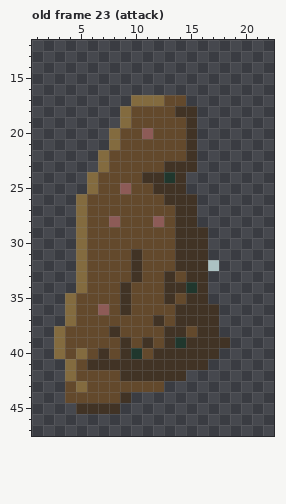
File history of a pixel-art file, aseprite/performance-sets/Necromancer.ase. Above is the file before it was changed.
24x48 pixels, 34 frames. Shown: old frame 23 (attack): x 1..22, y 12..47. The commit also changed other frames, which this record leaves out.
After:
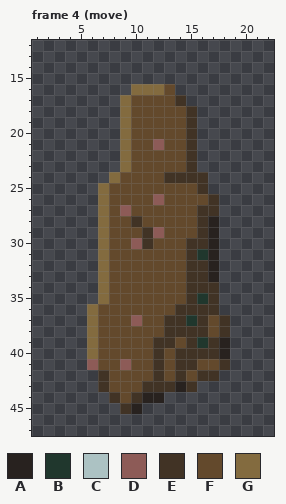
Palette (. is transparent): A #28221f  B #20372d  C #acc2c3  D #8d5b57  E #413325  F #63492c  G #836b3f
A new or re-ordered frame is compared with the old frame closest to it.
The author wrote: Finish Move N/S Necromancer animations
The edit:
frames 34 -> 37
layer "n" now shown
layer "ne" now hidden
Frame 4 (move) is new; against old frame 23 (attack):
There is now colour A in rows 28 to 31 at x 17; in row 33 at x 17; in row 40 at x 18; in row 43 at x 14; in row 44 at x 11 to 12; in row 45 at x 10.
The edit turns colour C into colour A in row 32 at x 17.
The edit turns colour E into colour A in row 39 at x 18.
The edit turns colour E into colour B in row 31 at x 16; in row 35 at x 16; in row 37 at x 15; in row 39 at x 16.
The edit turns colour E into colour D in row 41 at x 6 and 9.
The edit turns colour F into colour D in row 21 at x 12; in row 26 at x 12; in row 27 at x 9; in row 29 at x 12; in row 30 at x 10; in row 37 at x 10.
There is now colour E in row 24 at x 15 to 16; in row 25 at x 16; in row 26 at x 17; in row 27 at x 16 to 17; in row 28 at x 16; in rows 34 to 35 at x 17.
There is now colour E in rows 37 to 38 at x 18; in row 41 at x 18; in row 42 at x 16 to 17; in row 43 at x 13 and 15; in row 44 at x 10; in row 45 at x 9.
The edit turns colour B into colour E in row 24 at x 13; in row 34 at x 15.
The edit turns colour F into colour E in row 17 at x 14; in row 28 at x 10; in rows 29 to 30 at x 11; in row 37 at x 13; in row 38 at x 15; in row 39 at x 12.
The edit turns colour F into colour E in row 42 at x 7; in row 43 at x 7 and 11 to 12; in row 44 at x 8.
There is now colour F in row 16 at x 13; in row 25 at x 15; in row 26 at x 16; in row 41 at x 17; in row 42 at x 15.
The edit turns colour B into colour F in row 39 at x 14; in row 40 at x 10.
The edit turns colour D into colour F in row 20 at x 11; in row 25 at x 9; in row 28 at x 8 and 12; in row 36 at x 7.
The edit turns colour E into colour F in row 18 at x 14; in row 23 at x 13 to 14; in row 24 at x 11 to 12; in row 25 at x 12 to 14; in row 26 at x 13 to 15; in rows 27 to 29 at x 14 to 15.
The edit turns colour E into colour F in row 30 at x 14; in rows 31 to 32 at x 10 and 14; in row 33 at x 10 and 13; in row 34 at x 9 and 13 to 14; in row 35 at x 9 and 13; in row 36 at x 9.
The edit turns colour E into colour F in row 37 at x 12 and 17; in row 38 at x 8 and 17; in row 39 at x 9 and 11; in row 40 at x 7, 9 and 13; in row 41 at x 7 to 8, 10 to 11, 13 and 16; in row 42 at x 9 to 11 and 13.
The edit turns colour E into colour F in row 44 at x 9.
The edit turns colour G into colour F in row 17 at x 10 to 12.
There is now colour G in row 16 at x 10 to 12; in row 17 at x 9.
The edit turns colour F into colour G in rows 20 to 23 at x 9; in row 24 at x 8; in rows 25 to 35 at x 7; in rows 36 to 40 at x 6.
The edit erases colour E in row 45 at x 5 to 8.
The edit erases colour F in rows 22 to 23 at x 8; in row 24 at x 7; in rows 26 to 34 at x 6; in row 35 at x 5 to 6; in rows 36 to 37 at x 5; in rows 38 to 39 at x 4 to 5.
The edit erases colour F in row 40 at x 4; in row 41 at x 5; in row 42 at x 5 to 6; in row 43 at x 4 and 6; in row 44 at x 4 to 7.
The edit erases colour G in rows 20 to 21 at x 8; in rows 22 to 23 at x 7; in rows 24 to 25 at x 6; in rows 26 to 34 at x 5; in rows 35 to 37 at x 4; in rows 38 to 39 at x 3.
The edit erases colour G in row 40 at x 3 and 5; in rows 41 to 42 at x 4; in row 43 at x 5.
Where, in picture pixels (left, top, right, bottom), the same in both pictures:
changed: (54, 84, 230, 414)
